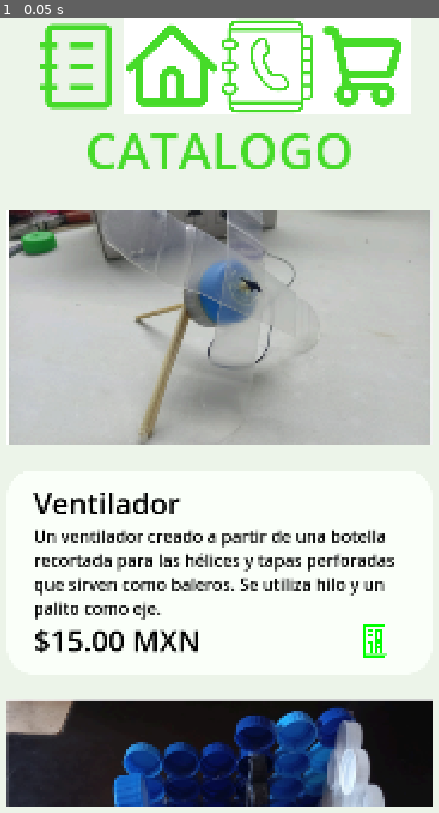
Above: before the commit, frame 1.
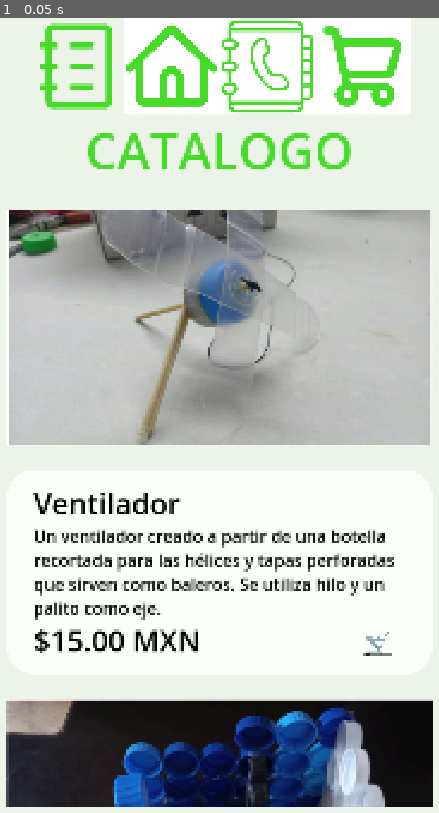
Above: after the commit, the same moment.

Repository: mike7d7/progra-6
Game: Godot game, scene res://control.tscn
The game is run twice, just before and just after one commit, with the same random seed, the same clock (stepped at 60 frames per second) and the same inputs.
Inputs:
- Up to frame 1 (0.05 s): no input

The runs differ from the first frame. In frame 1, 0.2% of the frame differs, in the area x 82-90%, y 76-81%.

Commit message:
fix cart icon on 'catalogo'

Diff:
--- a/paginas/catalogo.tscn
+++ b/paginas/catalogo.tscn
@@ -51,7 +51,7 @@
 bbcode_enabled = true
 text = "[left][font_size=70]Ventilador[/font_size][/left]
 Un ventilador creado a partir de una botella recortada para las hélices y tapas perforadas que sirven como baleros. Se utiliza hilo y un palito como eje.
-[font_size=70]$15.00 MXN										[url=num_prod][color=green][b][/b][/color][/url][/font_size]
+[font_size=70]$15.00 MXN										[url=num_prod][b]🛒[/b][/url][/font_size]
 "
 fit_content = true
 
@@ -69,7 +69,7 @@
 bbcode_enabled = true
 text = "[left][font_size=70]Organizador Tipo Lapicero[/font_size][/left]
 Un organizador para lápices hecho con tapas, silicón, cartón y fomi. Se crean paredes con las tapas y una base de cartón cubierta con fomi.
-[font_size=70]$15.00 MXN										[url=num_prod][color=green][b][/b][/color][/url][/font_size]"
+[font_size=70]$15.00 MXN										[url=num_prod][b]🛒[/b][/url][/font_size]"
 fit_content = true
 
 [node name="TextureRect3" type="TextureRect" parent="VBoxContainer"]
@@ -86,7 +86,7 @@
 bbcode_enabled = true
 text = "[left][font_size=70]Llavero[/font_size][/left]
 Llaveros hechos fundiendo tapas de plástico. Se reúnen tapas, se colocan entre papel para hornear y se calientan con una plancha para fundirlas y darles forma. Luego se pulen y se les añade el hilo o argolla
-[font_size=70]$15.00 MXN										[url=num_prod][color=green][b][/b][/color][/url][/font_size]"
+[font_size=70]$15.00 MXN										[url=num_prod][b]🛒[/b][/url][/font_size]"
 fit_content = true
 
 [node name="TextureRect4" type="TextureRect" parent="VBoxContainer"]
@@ -103,7 +103,7 @@
 bbcode_enabled = true
 text = "[left][font_size=70]Pantalla de Lámpara[/font_size][/left]
 Una pantalla para lámpara elaborada pegando tapas de plástico siguiendo la forma de un molde.
-[font_size=70]$15.00 MXN										[url=num_prod][color=green][b][/b][/color][/url][/font_size]"
+[font_size=70]$15.00 MXN										[url=num_prod][b]🛒[/b][/url][/font_size]"
 fit_content = true
 
 [node name="TextureRect5" type="TextureRect" parent="VBoxContainer"]
@@ -120,7 +120,7 @@
 bbcode_enabled = true
 text = "[left][font_size=70]Organizador de Cepillos de Dientes[/font_size][/left]
 Un organizador para cepillos de dientes hecho con dos bocas de botella, un pedazo de tubo (posiblemente PVC) y 14 tapas. Las bocas de botella se colocan en los extremos del tubo y se pegan tapas perforadas para sostener los cepillos.
-[font_size=70]$15.00 MXN										[url=num_prod][color=green][b][/b][/color][/url][/font_size]"
+[font_size=70]$15.00 MXN										[url=num_prod][b]🛒[/b][/url][/font_size]"
 fit_content = true
 
 [node name="TextureRect6" type="TextureRect" parent="VBoxContainer"]
@@ -137,5 +137,5 @@
 bbcode_enabled = true
 text = "[left][font_size=70]Portavasos[/font_size][/left]
 Portavasos creados lavando y secando taparroscas, luego ordenándolas en forma de flor entre papel para hornear y derritiéndolas con una plancha para moldearlas. Finalmente, se endurecen con agua.
-[font_size=70]$15.00 MXN										[url=num_prod][color=green][b][/b][/color][/url][/font_size]"
+[font_size=70]$15.00 MXN										[url=num_prod][b]🛒[/b][/url][/font_size]"
 fit_content = true
